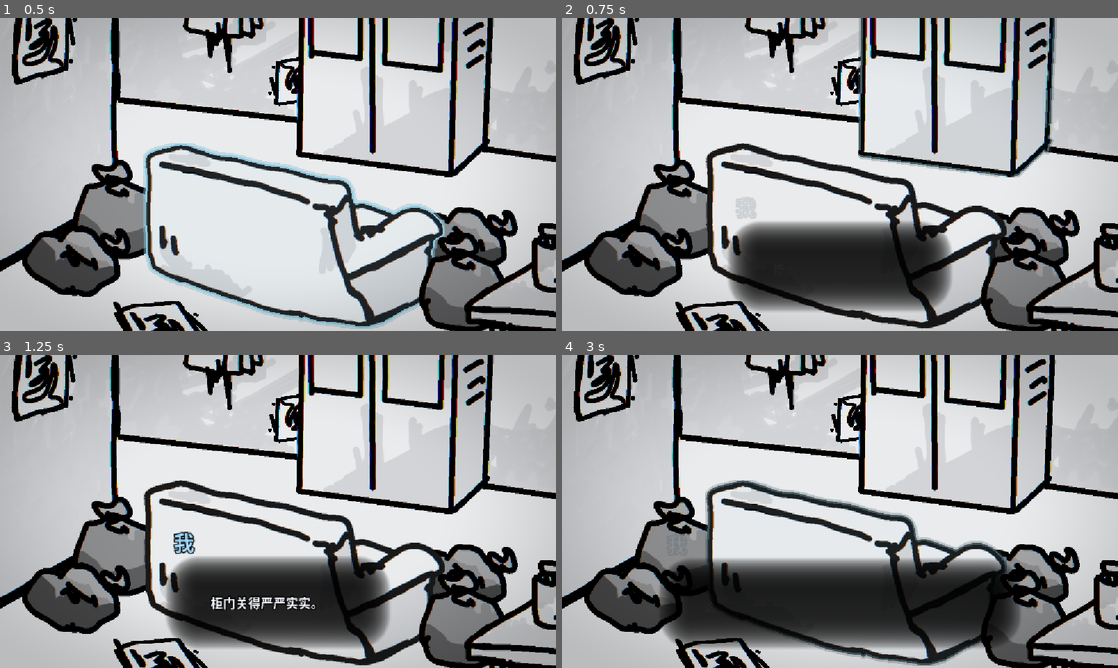
Above: before the commit, frames 1-4 (two rows, left to right).
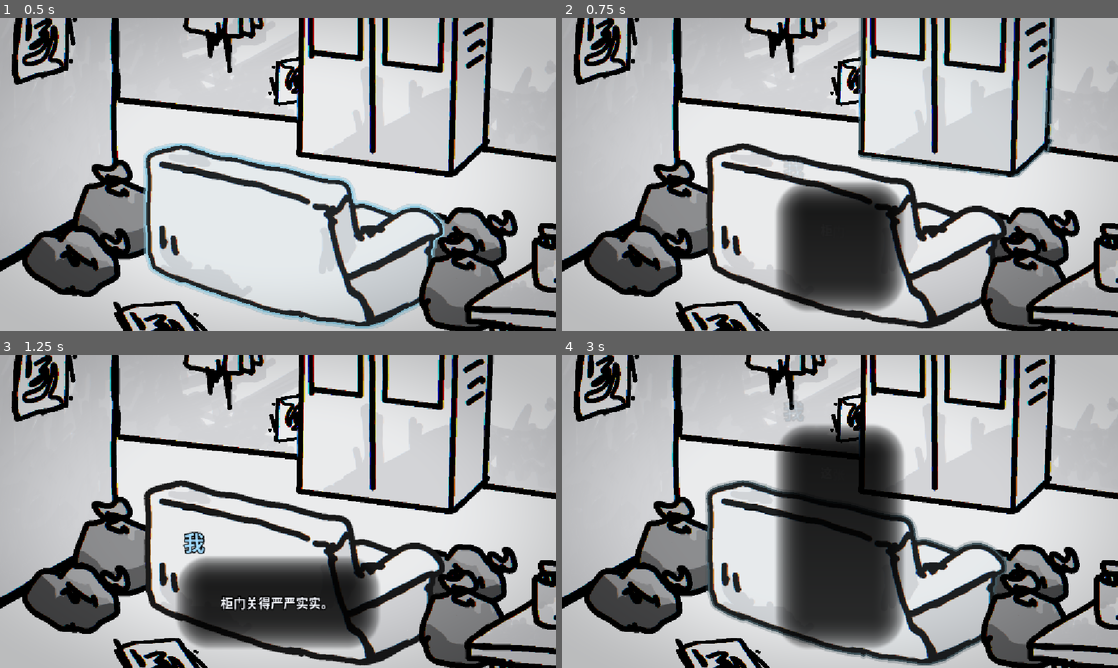
Above: after the commit, the same moments.

Repository: f0lkskill/LonelyRoom
Game: Godot game, scene res://main.tscn
The game is run twice, just before and just after one commit, with the same random seed, the same clock (stepped at 60 frames per second) and the same inputs.
Inputs (mouse positions are in pixels of both pictures, inside the frame that each line leads up to):
- Up to frame 1 (0.5 s): no input
- Up to frame 2 (0.75 s): tap Enter (ui_accept) at 0.5 s; move the mouse to (962, 158) at 0.52 s; click (962, 158) at 0.67 s
- Up to frame 3 (1.25 s): tap Enter (ui_accept) at 0.77 s
- Up to frame 4 (3 s): move the mouse to (728, 527) at 1.27 s; click (728, 527) at 1.42 s; tap Enter (ui_accept) at 1.52 s; move the mouse to (895, 442) at 2.02 s; click (895, 442) at 2.17 s; move the mouse to (812, 574) at 2.77 s; click (812, 574) at 2.92 s

Frame 1 is identical in both runs. In frame 2, 8.7% of the frame differs, in the area x 29-71%, y 45-94%; in frame 3, 2.9%; in frame 4, 21%, in the area x 17-83%, y 14-94%.

Commit message:
fix: 旁白居中与阴影实时增长

Diff:
--- a/bin/src/ui/dialogue_box.gd
+++ b/bin/src/ui/dialogue_box.gd
@@ -6,7 +6,7 @@
 const CHAR_EFFECT := preload("res://bin/asset/effect/char_fade_rotate.tres")
 
 ## 文本区域的最小宽度。
-@export var min_content_width: float = 280.0
+@export var min_content_width: float = 80.0
 ## 文本区域的最大宽度，超过后自动换行。
 @export var max_content_width: float = 720.0
 ## 文本标签的最大高度。
@@ -34,6 +34,7 @@
 var _line_started_msec := 0
 var _line_reveal_ms := 0.0
 var _line_length := 0
+var _current_line_text := ""
 var _delay_per_character := 0.03
 var _fade_duration := 0.22
 
@@ -71,10 +72,10 @@
 	text_label.size = Vector2(max_content_width, max_text_height)
 
 
-func _process(delta: float) -> void:
+func _process(_delta: float) -> void:
 	if visible:
 		_update_typewriter()
-		_resize_shadow_to_text(delta)
+		_resize_shadow_to_text()
 		_sync_panel_material()
 
 
@@ -91,18 +92,22 @@
 	text_label.visible_characters = count
 
 
-## 让阴影尺寸跟随当前可见文本，而不是最终完整文本。
-func _resize_shadow_to_text(delta: float) -> void:
-	var visible_width := float(text_label.get_content_width())
+## 让阴影尺寸实时跟随当前已经显示出来的文本。
+func _resize_shadow_to_text() -> void:
+	var count := text_label.visible_characters
+	if count < 0:
+		count = _line_length
+
+	var visible_text := _current_line_text.substr(0, count)
+	var text_font := text_label.get_theme_font("normal_font")
+	var text_size := text_label.get_theme_font_size("normal_font_size")
+	var text_width := text_font.get_string_size(visible_text, HORIZONTAL_ALIGNMENT_LEFT, -1, text_size).x
+	var content_width := clampf(text_width + 4.0, min_content_width, max_content_width)
+
+	text_label.size = Vector2(content_width, max_text_height)
 	var visible_height := float(text_label.get_content_height())
-	var content_width := clampf(visible_width, min_content_width, max_content_width)
-	var target_width := content_width + horizontal_padding * 2.0
-	var target_height := maxf(visible_height + vertical_padding * 2.0, min_panel_height)
-
-	var weight := 1.0 - exp(-40.0 * delta)
-	var smooth_width := lerpf(panel.size.x, target_width, weight)
-	var smooth_height := lerpf(panel.size.y, target_height, weight)
-	_apply_panel_rect(smooth_width, smooth_height)
+	var panel_height := maxf(visible_height + vertical_padding * 2.0, min_panel_height)
+	_apply_panel_rect(content_width + horizontal_padding * 2.0, panel_height)
 
 
 ## 将阴影实际尺寸同步给圆角阴影 Shader。
@@ -172,6 +177,7 @@
 
 	var narration: bool = bool(_data.narration) or speaker.is_empty()
 	var line_text: String = str(_data.lines[_line_index])
+	_current_line_text = line_text
 	_line_length = line_text.length()
 
 	speaker_label.text = speaker
